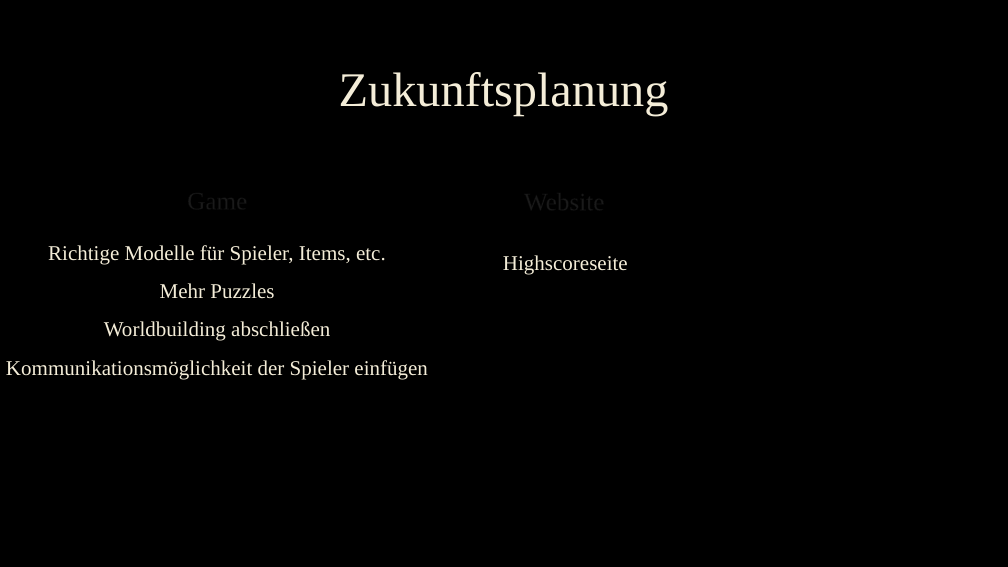
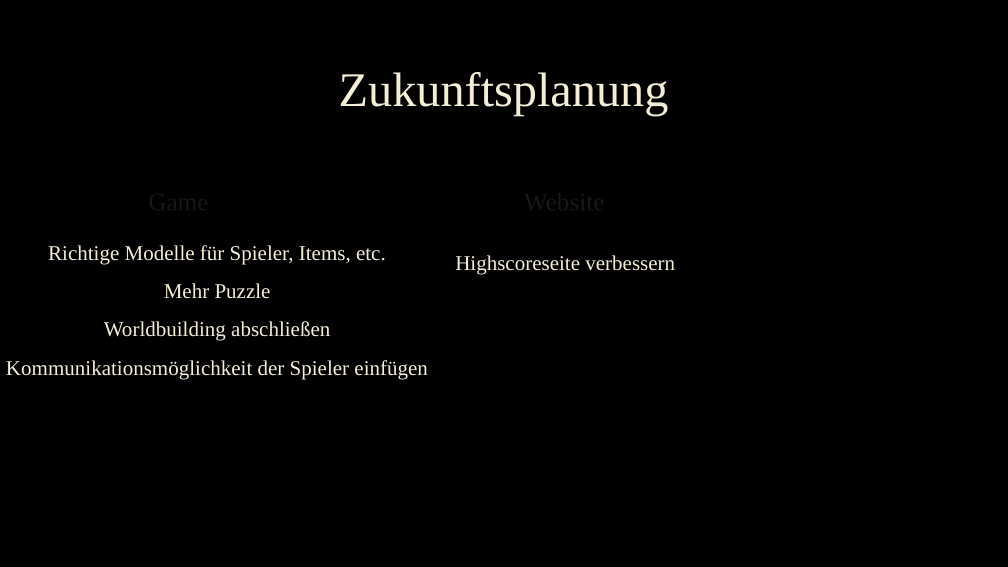
Before and after one commit to ChristophLasinger/Youre-not-alone, a slide deck: slide 13 of documents/You‘re not alone.pptx. Drawn at 1008x567 pixels with LibreOffice and Linux fonts; fonts in the diff are those of the drawing; background and template pictures are left out. Boxes give left, top, right and bottom in pixels: in the first picture for what was removed or moved away, otherwise in the second. Text is boxed around its words. In the diff, an @@ line names an element or a change of style, - is before the commit and + after.

```diff
--- a/documents/You‘re not alone.pptx
+++ b/documents/You‘re not alone.pptx
@@ text "Game": place and size @@
-text "Game" at bbox=[81, 155, 354, 219]
+text "Game" at bbox=[42, 156, 315, 219]
@@ text at bbox=[455, 255, 675, 274]: text changed @@
-Highscoreseite
+Highscoreseite verbessern
@@ text at bbox=[164, 283, 271, 299]: text changed @@
-Mehr Puzzles
+Mehr Puzzle
```
Also in this commit, not shown: 13 other slides changed, 1 other file.
